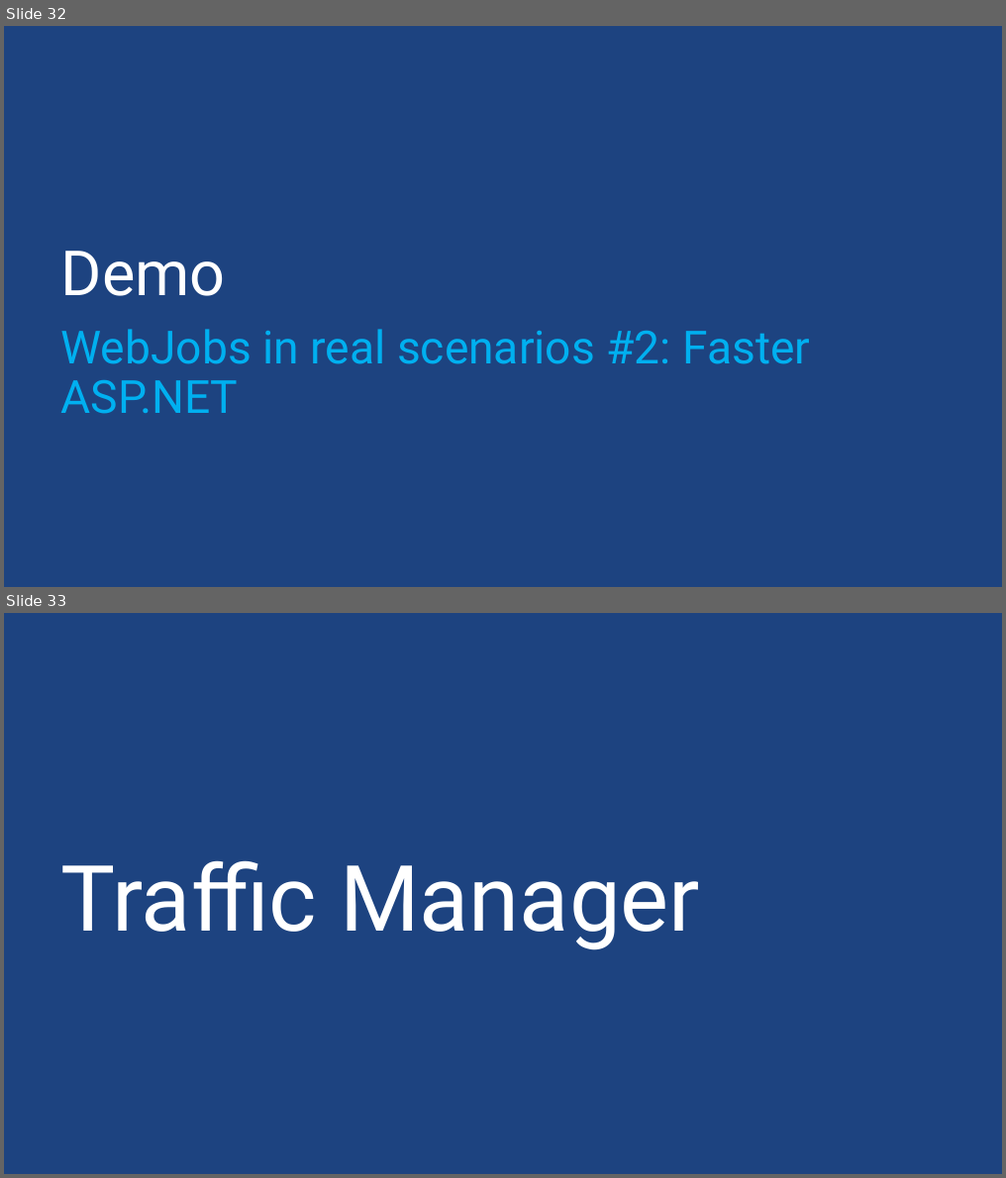
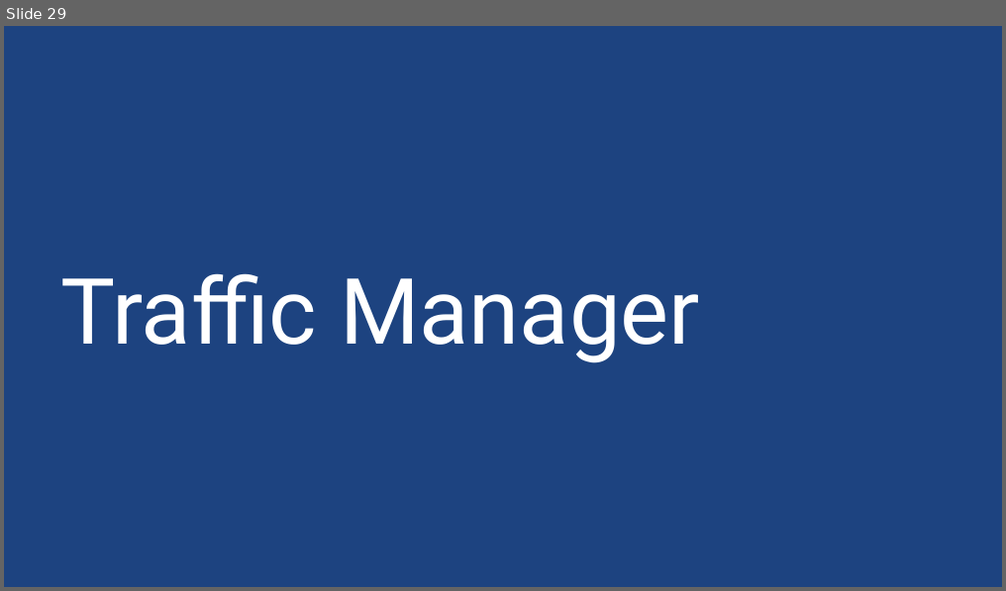
Before and after one commit to sack212/BasicAzureCamp, a slide deck: Presentation/Web/Web.pptx. Shown one above the other, each under a label of ours: slides 32 and 33 before the commit, slide 29 after it. The pictures are 1006x1178 and 1006x591 pixels, drawn with LibreOffice and Linux fonts; fonts in the diff are those of the drawing; background and template pictures are left out. Boxes give left, top, right and bottom in pixels: in the first picture for what was removed or moved away, otherwise in the second. Text is boxed around its words. In the diff, an @@ line names an element or a change of style, - is before the commit and + after.

Commit message:
Corrections to Web App demo scripts and slides. This fixes #6, fixes #8

```diff
--- a/Presentation/Web/Web.pptx
+++ b/Presentation/Web/Web.pptx
@@ slide 32 removed at box(4, 26, 1002, 587), background picture (left out) @@
@@ title removed at box(61, 251, 226, 296) @@
-Demo
@@ subtitle removed at box(61, 329, 811, 414) @@
-WebJobs in real scenarios #2: Faster ASP.NET
@@ what was slide 33 is now slide 29 @@
```
Also in this commit, not shown: 3 slides changed, 4 other slides removed, 1 other file.
